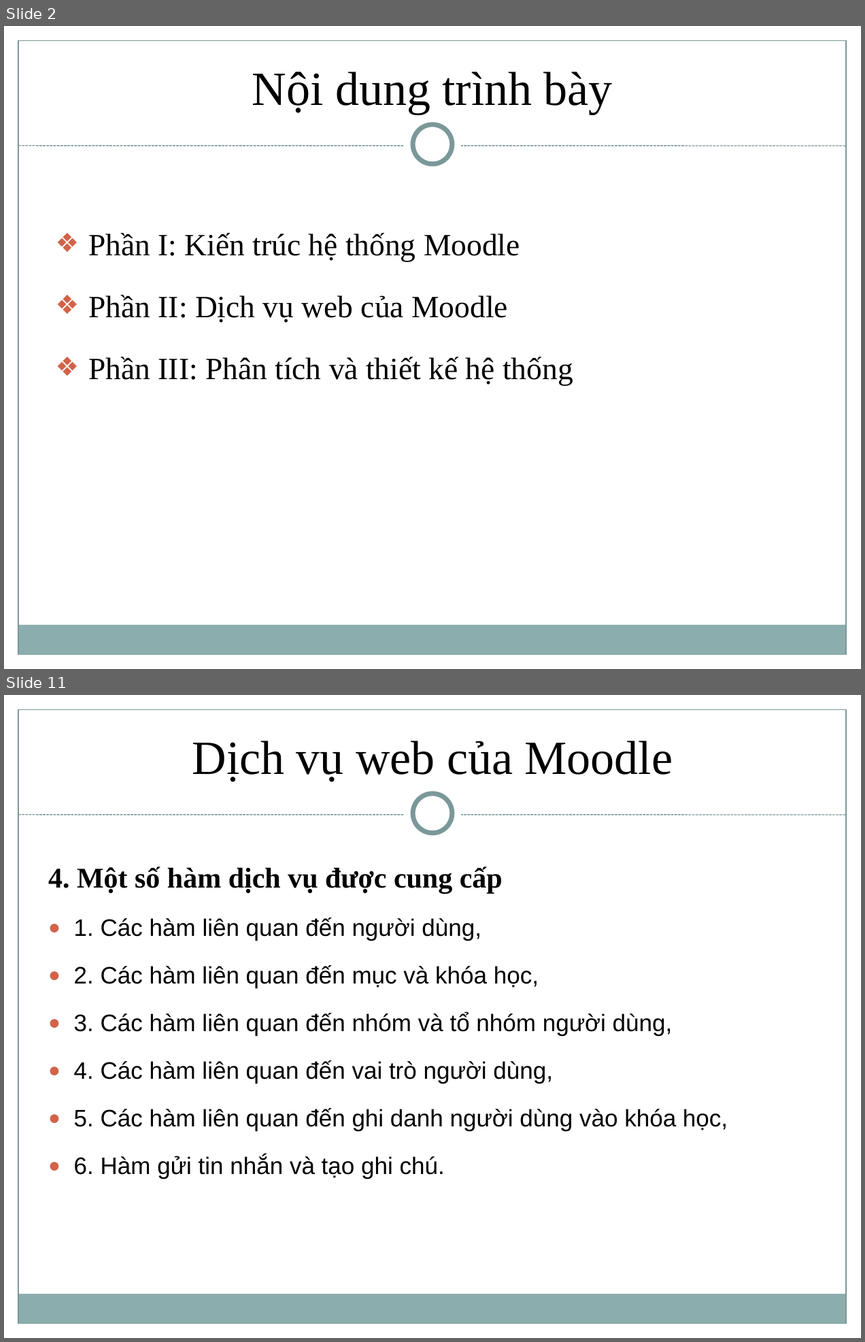
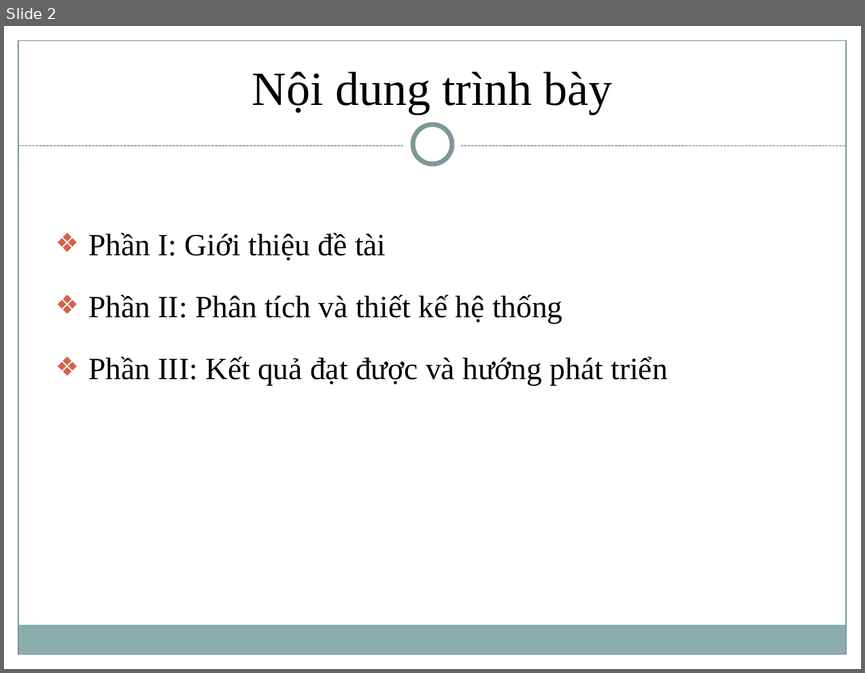
Before and after one commit to trungvdhp/cong-thong-tin-sv, a slide deck: BaoCao/Moodle/Reports/Vimaru-Moodle-Slide.pptx. Shown one above the other, each under a label of ours: slides 2 and 11 before the commit, slide 2 after it; the slides between them are not shown. The pictures are 865x1342 and 865x673 pixels, drawn with LibreOffice and Linux fonts; fonts in the diff are those of the drawing. Boxes give left, top, right and bottom in pixels: in the first picture for what was removed or moved away, otherwise in the second. Text is boxed around its words. In the diff, an @@ line names an element or a change of style, - is before the commit and + after.

```diff
--- a/BaoCao/Moodle/Reports/Vimaru-Moodle-Slide.pptx
+++ b/BaoCao/Moodle/Reports/Vimaru-Moodle-Slide.pptx
@@ slide 11 removed at <box>4,695,861,1338</box>, background #FFFFFF; not listed: 8 template elements that a slide beside it also shows @@
@@ text removed at <box>192,741,673,782</box> @@
-Dịch vụ web của Moodle
@@ text removed at <box>48,866,728,1178</box> @@
-4. Một số hàm dịch vụ được cung cấp
-● 1. Các hàm liên quan đến người dùng,
-● 2. Các hàm liên quan đến mục và khóa học,
-● 3. Các hàm liên quan đến nhóm và tổ nhóm người dùng,
-● 4. Các hàm liên quan đến vai trò người dùng,
-● 5. Các hàm liên quan đến ghi danh người dùng vào khóa học,
-● 6. Hàm gửi tin nhắn và tạo ghi chú.
@@ slide 2 changed as well @@
@@ text at <box>88,233,668,385</box>: text changed @@
-❖ Phần I: Kiến trúc hệ thống Moodle
-❖ Phần II: Dịch vụ web của Moodle
-❖ Phần III: Phân tích và thiết kế hệ thống
+❖ Phần I: Giới thiệu đề tài
+❖ Phần II: Phân tích và thiết kế hệ thống
+❖ Phần III: Kết quả đạt được và hướng phát triển
```
Also in this commit, not shown: 15 other slides changed, 2 slides added, 9 other slides removed, 37 other files.
